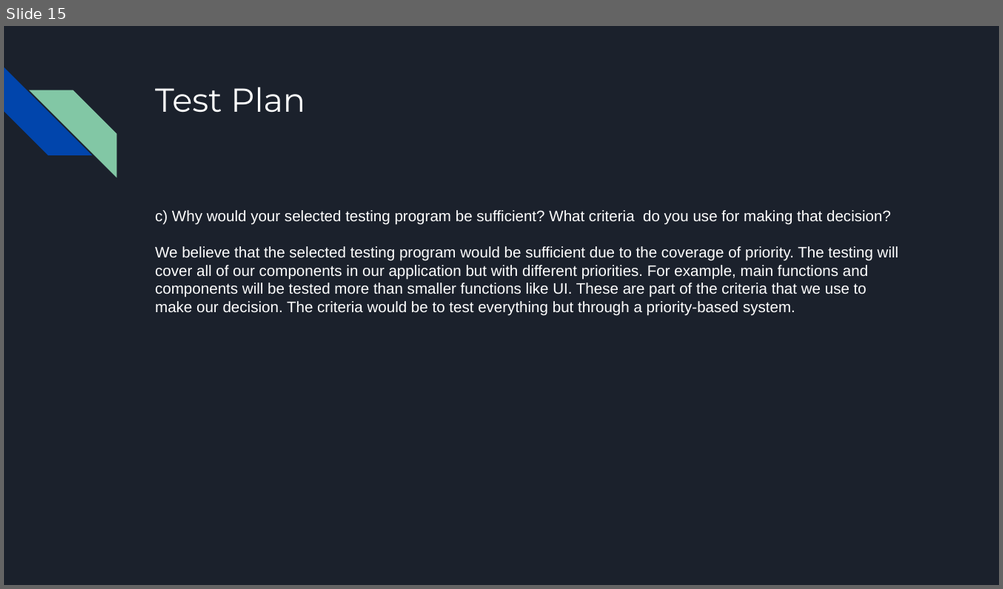
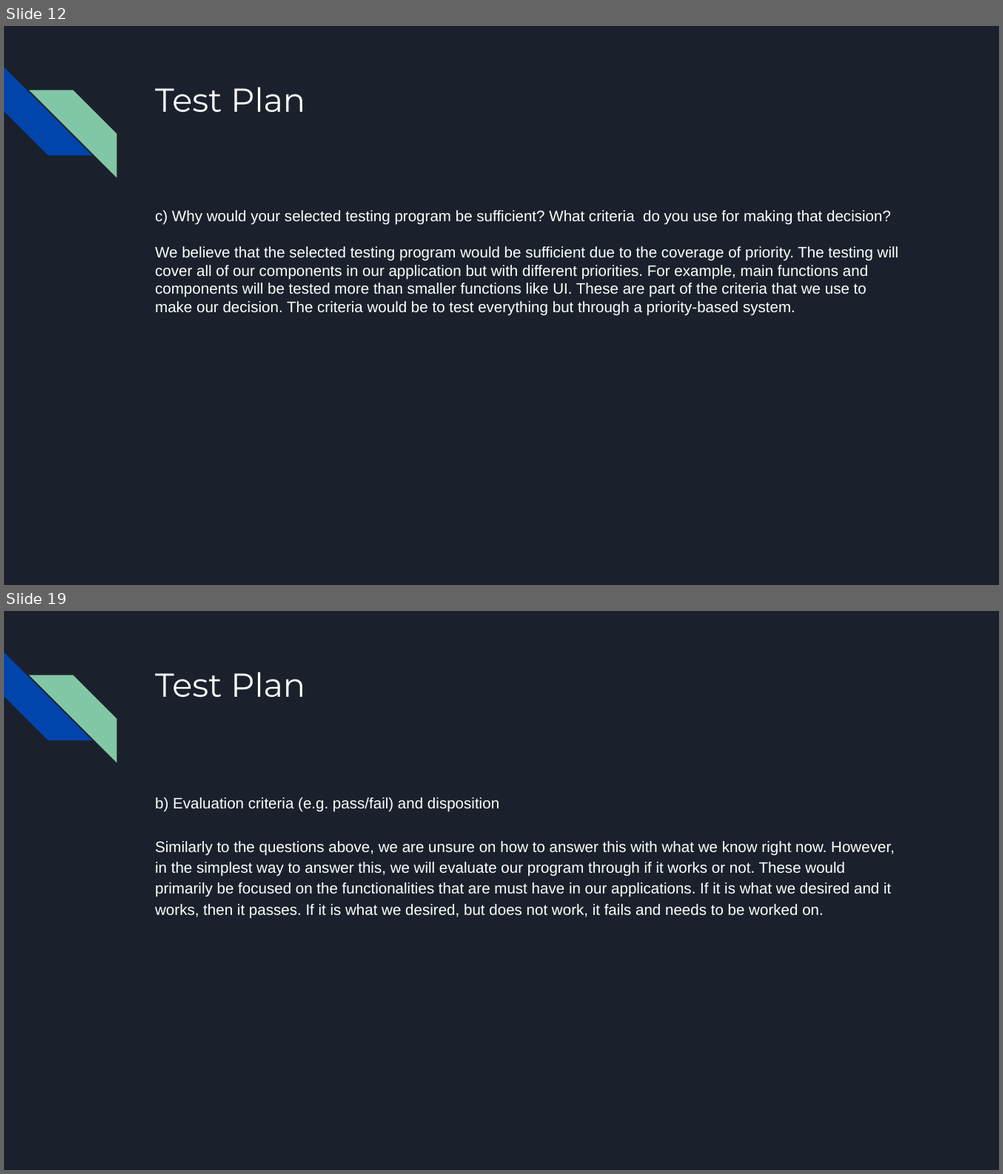
Before and after one commit to jamilkhan98/CECS491AProject, a slide deck: Sprints/Sprint #4/Sprint #4 Presentation.pptx. Shown one above the other, each under a label of ours: slide 15 before the commit, slides 12 and 19 after it; the slides between them are not shown. The pictures are 1003x589 and 1003x1174 pixels, drawn with LibreOffice and Linux fonts; fonts in the diff are those of the drawing. Boxes give left, top, right and bottom in pixels: in the first picture for what was removed or moved away, otherwise in the second. Text is boxed around its words. In the diff, an @@ line names an element or a change of style, - is before the commit and + after.

```diff
--- a/Sprints/Sprint #4/Sprint #4 Presentation.pptx
+++ b/Sprints/Sprint #4/Sprint #4 Presentation.pptx
@@ slide 19 added at (4, 611, 999, 1170), background #1B212C; not listed: 2 template elements that a slide beside it also shows @@
@@ title added at (155, 672, 305, 698), 24 pt, text #FFFFFF @@
+Test Plan
@@ text added at (155, 797, 894, 918), 11 pt, text #FFFFFF @@
+b) Evaluation criteria (e.g. pass/fail) and disposition
+Similarly to the questions above, we are unsure on how to answer this with what we know right now. However, in the simplest way to answer this, we will evaluate our program through if it works or not. These would primarily be focused on the functionalities that are must have in our applications. If it is what we desired and it works, then it passes. If it is what we desired, but does not work, it fails and needs to be worked on.
@@ what was slide 15 is now slide 12 @@
```
Also in this commit, not shown: 7 slides changed, 14 other slides added.
